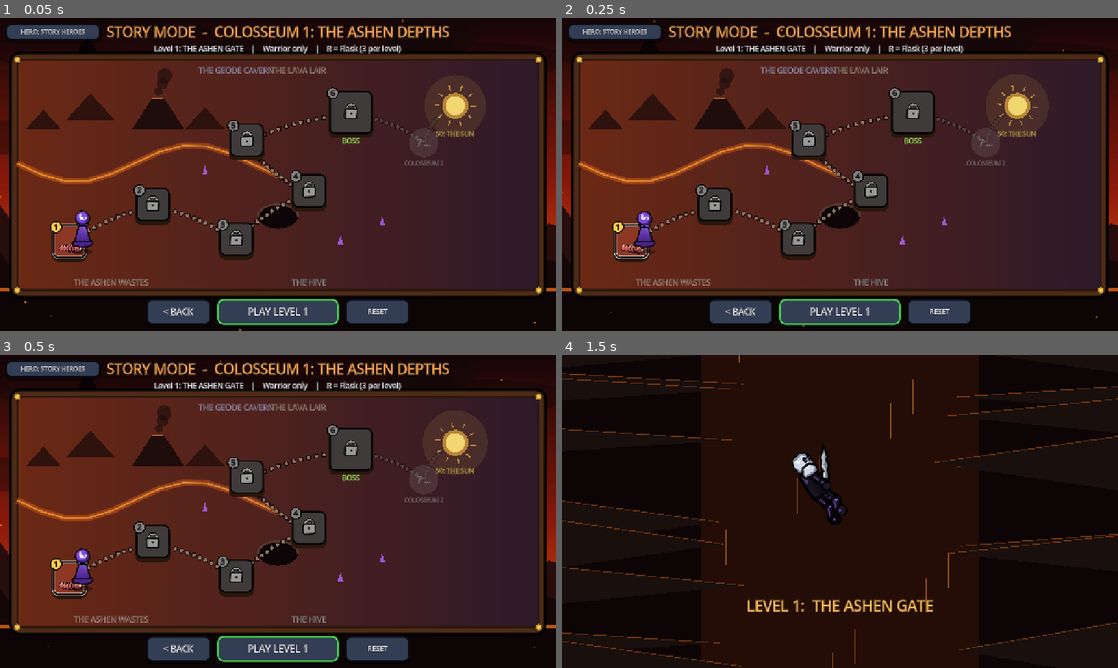
Above: before the commit, frames 1-4 (two rows, left to right).
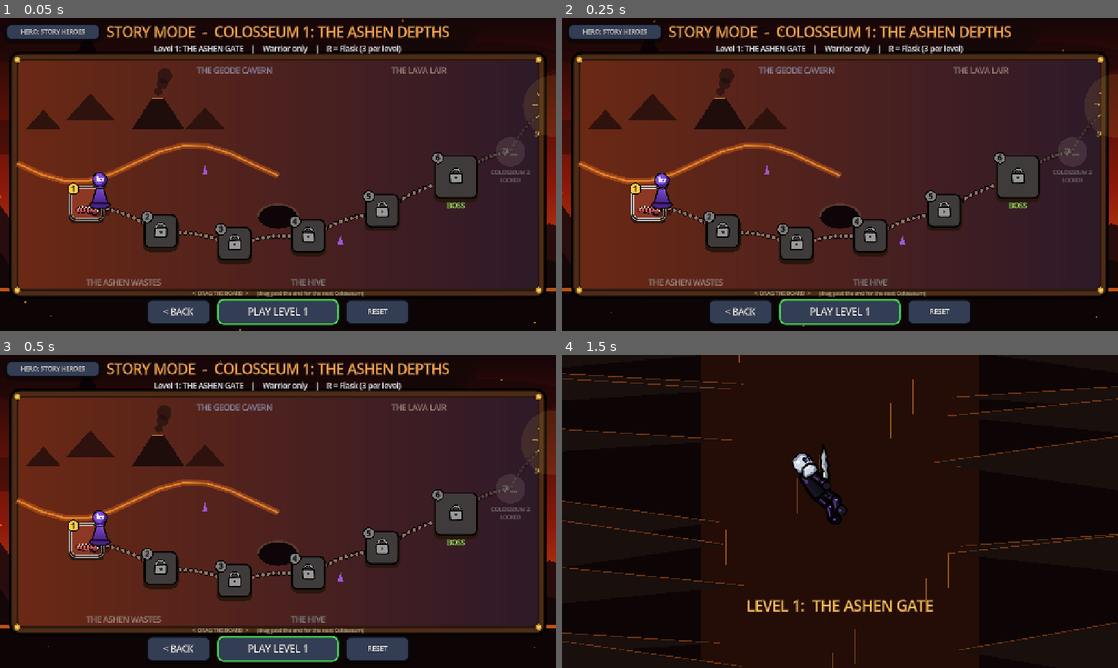
Above: after the commit, the same moments.

Repository: mahitoitadori2-dotcom/fighting-game
Game: Godot game, scene res://scenes/StoryMenu.tscn
Same seed, same stepped clock (60 frames per second), same inputs: the game is played once before the commit and once after it. This scene is started directly instead of the project's main scene.
Inputs:
- Up to frame 1 (0.05 s): no input
- Up to frame 2 (0.25 s): no input
- Up to frame 3 (0.5 s): no input
- Up to frame 4 (1.5 s): click "PLAY LEVEL 1" at 0.5 s; click "PLAY LEVEL 1" at 1.25 s

The runs differ from the first frame. In frame 1, 12% of the frame differs, in the area x 9-99%, y 15-90%; in frame 2, 12%; in frame 3, 12%; in frame 4, nothing differs.

Commit message:
Auto-commit: StoryBoard.gd, StoryMode.md

Diff:
--- a/scripts/story/StoryBoard.gd
+++ b/scripts/story/StoryBoard.gd
@@ -8,7 +8,11 @@
 ##   * Tap / click any unlocked space (or Left / Right) -> the pawn hops there.
 ##   * Locked spaces show a lock. Beyond Colosseum 1 the path fades into fog toward
 ##     Level 50: THE SUN.
-## Everything is drawn in code (one Control); only the pawn / pulses animate.
+##   * Each Colosseum is a WIDE strip: the spaces are far apart on a long gentle wave (no
+##     zig-zag). DRAG the board left / right (mouse or finger; wheel works too) to scroll it.
+##     Drag PAST the end of a Colosseum and let go -> the next / previous Colosseum slides in.
+## Everything is drawn in code: the frame + scenery on _board, the scrolling path / spaces /
+## pawn on _cv (inside _clip, which cuts it off at the board's edge).
 
 ## Set by StoryManager when a level is cleared: the pawn starts here and hops forward.
 static var advance_from := 0
@@ -18,10 +22,17 @@
 const HOP_TIME := 0.75
 const TILE := 74.0
 const BOSS_TILE := 96.0
-## Space positions of a 6-level page (0..1 of the board rect). Bigger Colosseums get a
-## zig-zag path from _layout().
-const SPACES := [Vector2(0.10, 0.80), Vector2(0.26, 0.64), Vector2(0.42, 0.79),
-	Vector2(0.56, 0.58), Vector2(0.44, 0.36), Vector2(0.64, 0.24)]
+## WIDE BOARD: spaces SPACING px apart at least (small Colosseums spread to fill the board),
+## on a slow wave (WAVE_* = 0..1 of the board height). The strip scrolls by dragging.
+const SPACING := 170.0
+const MARGIN_L := 160.0                 # Room for the "< previous Colosseum" mark
+const MARGIN_R := 320.0                 # Room for the next-Colosseum fog space + The Sun
+const WAVE_MID := 0.56
+const WAVE_AMP := 0.25
+const WAVE_FREQ := 0.6                  # Radians per space: one full curve every ~10 spaces
+const DRAG_START := 8.0                 # px before a press becomes a drag (else it's a click)
+const OVER_TURN := 80.0                 # Pulled this far past the end -> turn to the next Colosseum
+const OVER_MAX := 150.0                 # (the pull is rubbery: half of the finger movement)
 ## Tile colour per map (StoryLevels.MAPS key).
 const MAP_TILE := {
 	"wastes": Color(0.55, 0.22, 0.14), "geode": Color(0.36, 0.22, 0.48), "hive": Color(0.30, 0.26, 0.24),
@@ -37,8 +48,6 @@
 	"gallows": Color(0.30, 0.16, 0.38), "world_tree": Color(0.25, 0.45, 0.22), "satan_cave": Color(0.55, 0.12, 0.06),
 	"sun_peak": Color(0.85, 0.72, 0.35), "ash_cathedral": Color(0.45, 0.10, 0.10),
 }
-const TEASER := [Vector2(0.78, 0.36), Vector2(0.84, 0.20)]     # next Colosseum fog space, "50 THE SUN"
-const BACK_MARK := Vector2(0.04, 0.50)                          # "< COLOSSEUM 1" on later pages
 ## Size of the mini enemy figure on each space (small enemies drawn bigger).
 const FIGURE_SCALE := {"parasite": 0.6, "kharleming": 0.75, "brute": 0.3, "hydra": 0.25, "golem": 0.36, "blinded_lord": 0.27,
 	"architect_chorus": 0.1, "guard": 0.3, "follower": 0.34, "crawler": 0.36, "stray": 0.5, "blasphemy_caeser": 0.17,
@@ -69,6 +78,16 @@
 const PAWN_SHADE := Color(0.28, 0.14, 0.52)
 
 var _board: Control
+var _clip: Control                 # Cuts the scrolling content off at the board's edge
+var _cv: Control                   # The scrolling content (same coordinates as _board)
+var _scroll := 0.0                 # px the current Colosseum strip is scrolled to the left
+var _scroll_target := 0.0
+var _over := 0.0                   # Overscroll while dragging past an end (< 0 left, > 0 right)
+var _slide := 0.0                  # Page-turn slide offset (eases back to 0)
+var _press_pos := Vector2.ZERO
+var _press_scroll := 0.0
+var _pressed := false
+var _dragging := false
 var _t := 0.0
 var _pawn_space := 1               # Space the pawn stands on (level number)
 var _hop_from := 1
@@ -139,6 +158,15 @@
 	add_child(_board)
 	_board.draw.connect(_draw_board)
 	_board.gui_input.connect(_on_board_input)
+	# Scrolling content: _clip (board-sized, clips) > _cv (screen-sized, same coords as _board)
+	_clip = Control.new()
+	_clip.clip_contents = true
+	_clip.mouse_filter = Control.MOUSE_FILTER_IGNORE
+	_board.add_child(_clip)
+	_cv = Control.new()
+	_cv.mouse_filter = Control.MOUSE_FILTER_IGNORE
+	_clip.add_child(_cv)
+	_cv.draw.connect(_draw_content)
 
 	var top := VBoxContainer.new()
 	top.set_anchors_and_offsets_preset(Control.PRESET_TOP_WIDE)
@@ -243,26 +271,49 @@
 	return Rect2(Vector2(40, 96), Vector2(sz.x - 80, sz.y - 190))
 
 
-## Board position of a level's space (on its own Colosseum's page).
+## Distance between two spaces of Colosseum c (small Colosseums spread out to fill the board).
+func _spacing(c: int) -> float:
+	var r := _board_rect()
+	var n := StoryLevels.size_of(c)
+	return maxf(SPACING, (r.size.x - MARGIN_L - MARGIN_R) / float(maxi(n - 1, 1)))
+
+
+## Width of Colosseum c's whole strip (wider than the board = it scrolls).
+func _content_w(c: int) -> float:
+	return MARGIN_L + float(StoryLevels.size_of(c) - 1) * _spacing(c) + MARGIN_R
+
+
+func _max_scroll() -> float:
+	return maxf(_content_w(_page) - _board_rect().size.x, 0.0)
+
+
+## Strip position (x along the strip, y 0..1) of the i-th space: a slow wave.
+func _strip_point(c: int, i: float) -> Vector2:
+	return Vector2(MARGIN_L + i * _spacing(c), WAVE_MID + WAVE_AMP * sin(i * WAVE_FREQ + 0.3))
+
+
+## Strip x / height-fraction -> board (screen) position, with the current scroll.
+func _to_board(p: Vector2) -> Vector2:
+	var r := _board_rect()
+	return r.position + Vector2(p.x - _scroll - _over + _slide, p.y * r.size.y)
+
+
+## Board position of a level's space (on its own Colosseum's strip, scrolled).
 func _space_pos(level: int) -> Vector2:
+	var c := StoryLevels.colosseum_of(level)
+	return _to_board(_strip_point(c, float(level - StoryLevels.first_of(c))))
+
+
+## Scroll so that a level's space is comfortably on screen (instant = no glide).
+func _focus(level: int, instant: bool = false) -> void:
+	if StoryLevels.colosseum_of(level) != _page:
+		return
 	var r := _board_rect()
-	var c := StoryLevels.colosseum_of(level)
-	var path := _layout(StoryLevels.size_of(c))
-	var n: Vector2 = path[clampi(level - StoryLevels.first_of(c), 0, path.size() - 1)]
-	return r.position + n * r.size
-
-
-## Path of n spaces (0..1 of the board): the classic 6-space path, or a zig-zag between a
-## low and a high row for bigger Colosseums (neighbours never overlap).
-func _layout(n: int) -> Array:
-	if n == SPACES.size():
-		return SPACES
-	var pts := []
-	var rows := [0.80, 0.52, 0.24] if n > 12 else [0.78, 0.40]  # 3 rows for long Colosseums
-	for i in n:
-		var k := float(i) / float(maxi(n - 1, 1))
-		pts.append(Vector2(lerpf(0.07, 0.70, k), rows[i % rows.size()]))
-	return pts
+	var x := _strip_point(_page, float(level - _page_first())).x
+	var target := clampf(_scroll_target, x - r.size.x * 0.72, x - r.size.x * 0.28)
+	_scroll_target = clampf(target, 0.0, _max_scroll())
+	if instant:
+		_scroll = _scroll_target
 
 
 func _page_data() -> Dictionary:
@@ -277,10 +328,11 @@
 	return mini(StoryLevels.last_of(_page), StoryLevels.count())
 
 
+## 0 = the fog space leading to the next Colosseum, 1 = "50: THE SUN" far away (strip end).
 func _teaser_pos(i: int) -> Vector2:
-	var r := _board_rect()
-	var n: Vector2 = TEASER[i]
-	return r.position + n * r.size
+	var last_i := float(StoryLevels.size_of(_page) - 1)
+	var x := _strip_point(_page, last_i).x + (125.0 if i == 0 else 225.0)
+	return _to_board(Vector2(x, 0.40 if i == 0 else 0.20))
 
 
 # ============================================================
@@ -290,10 +342,15 @@
 	if to_level == _pawn_space or _hop_t >= 0.0:
 		return
 	if StoryLevels.colosseum_of(to_level) != _page:
-		# Other Colosseum: turn the page, the pawn lands on its space
+		# Other Colosseum: its strip SLIDES in (from the right going forward), the pawn lands on its space
+		var forward := StoryLevels.colosseum_of(to_level) > _page
 		_page = StoryLevels.colosseum_of(to_level)
 		_pawn_space = to_level
 		_land_t = 0.0
+		_over = 0.0
+		_slide = _board_rect().size.x * (0.7 if forward else -0.7)
+		_scroll_target = 0.0 if forward else _max_scroll()
+		_focus(to_level, true)
 		SoundManager.play_sfx("whoosh", -6.0)
 		SoundManager.play_sfx("spawn", -4.0)
 		_refresh_ui()
@@ -303,12 +360,29 @@
 	_hop_from = _pawn_space
 	_hop_to = to_level
 	_hop_t = 0.0
+	_focus(to_level)                                    # Glide along so the pawn stays in view
 	SoundManager.play_sfx("jump")
+
+
+var _snapped := false
 
 
 func _process(delta: float) -> void:
 	_t += delta
 	_land_t += delta
+	var r := _board_rect()
+	_clip.position = r.position
+	_clip.size = r.size
+	_cv.position = -r.position
+	_cv.size = size
+	if not _snapped:                                    # First frame (sizes are known now)
+		_snapped = true
+		_focus(_pawn_space, true)
+	if not _dragging:
+		_scroll = lerpf(_scroll, _scroll_target, clampf(delta * 10.0, 0.0, 1.0))
+		_over = lerpf(_over, 0.0, clampf(delta * 12.0, 0.0, 1.0))
+	_slide = lerpf(_slide, 0.0, clampf(delta * 9.0, 0.0, 1.0))
+	_cv.queue_redraw()
 	if _hop_t >= 0.0:
 		_hop_t += delta
 		if _hop_t >= HOP_TIME:
@@ -334,32 +408,74 @@
 # ============================================================
 # INPUT
 # ============================================================
+## DRAG the board to scroll its strip; drag past an end + let go = next / previous Colosseum.
+## A press that doesn't move (less than DRAG_START px) is a CLICK on a space / extension sign.
+## (Touch arrives as emulated mouse events.) Mouse wheel scrolls too.
 func _on_board_input(event: InputEvent) -> void:
 	if _busy:
 		return
 	var mb := event as InputEventMouseButton
-	if mb == null or not mb.pressed or mb.button_index != MOUSE_BUTTON_LEFT:
-		return                                              # (Touch arrives as an emulated left click)
-	# Page arrows: the fog space leads to the next Colosseum, the left mark back
-	if mb.position.distance_to(_teaser_pos(0)) <= 40.0:
+	if mb != null:
+		if mb.pressed and mb.button_index in [MOUSE_BUTTON_WHEEL_UP, MOUSE_BUTTON_WHEEL_LEFT]:
+			_scroll_target = clampf(_scroll_target - 90.0, 0.0, _max_scroll())
+			return
+		if mb.pressed and mb.button_index in [MOUSE_BUTTON_WHEEL_DOWN, MOUSE_BUTTON_WHEEL_RIGHT]:
+			_scroll_target = clampf(_scroll_target + 90.0, 0.0, _max_scroll())
+			return
+		if mb.button_index != MOUSE_BUTTON_LEFT:
+			return
+		if mb.pressed:
+			_pressed = true
+			_dragging = false
+			_press_pos = mb.position
+			_press_scroll = _scroll
+			return
+		if not _pressed:
+			return
+		_pressed = false
+		if _dragging:
+			_dragging = false
+			_end_drag()
+		else:
+			_click(mb.position)
+		return
+	var mm := event as InputEventMouseMotion
+	if mm != null and _pressed:
+		var dx := mm.position.x - _press_pos.x
+		if not _dragging and absf(dx) > DRAG_START:
+			_dragging = true
+		if _dragging and _hop_t < 0.0:
+			var raw := _press_scroll - dx
+			_scroll = clampf(raw, 0.0, _max_scroll())
+			_scroll_target = _scroll
+			_over = clampf((raw - _scroll) * 0.5, -OVER_MAX, OVER_MAX)   # Rubbery pull past the ends
+
+
+## Let go after a drag: pulled far enough past an end -> turn to that Colosseum.
+func _end_drag() -> void:
+	if _over <= -OVER_TURN:
+		if _page > 1:
+			_celebrate = false
+			_hop(_page_first() - 1)
+	elif _over >= OVER_TURN:
 		var nxt := _page_last() + 1
 		if nxt <= StoryProgress.unlocked_level and nxt <= StoryLevels.count():
 			_celebrate = false
 			_hop(nxt)
 		else:
-			SoundManager.play_sfx("block")
+			SoundManager.play_sfx("block")                  # Next Colosseum still locked
+
+
+func _click(pos: Vector2) -> void:
+	if not _board_rect().has_point(pos):
 		return
 	for k in StoryLevels.exts_on_page(_page):               # Boss extension signs
-		if mb.position.distance_to(_ext_badge_pos(k)) <= 34.0:
+		if pos.distance_to(_ext_badge_pos(k)) <= 34.0:
 			_open_extensions(k)
 			return
-	if _page > 1 and mb.position.distance_to(_back_pos()) <= 40.0:
-		_celebrate = false
-		_hop(_page_first() - 1)
-		return
 	for n in range(_page_first(), _page_last() + 1):
 		var half := (BOSS_TILE if _is_boss(n) else TILE) * 0.5 + 6.0
-		if mb.position.distance_to(_space_pos(n)) <= half:
+		if pos.distance_to(_space_pos(n)) <= half:
 			if n > StoryProgress.unlocked_level:
 				SoundManager.play_sfx("block")              # Locked
 				return
@@ -529,7 +645,18 @@
 		_draw_scenery_n(r)
 	else:
 		_draw_scenery(r)
-
+	# Drag hint along the bottom edge of the frame
+	var hint := "<  DRAG THE BOARD  >"
+	if _page > 1 or _page_last() < StoryLevels.count():
+		hint += "      (drag past the end for the %s Colosseum)" % ("next / previous" if _page > 1 and not _final_page() else ("previous" if _final_page() else "next"))
+	FighterArt.label(c, Vector2(r.get_center().x, r.end.y + 12.0), hint, 12, Color(1.0, 0.9, 0.7, 0.75))
+
+
+## The SCROLLING part of the board (on _cv, clipped to the board): zone names, the path,
+## the spaces, the page marks, the extension signs and the pawn.
+func _draw_content() -> void:
+	var r := _board_rect()
+	var c := _cv
 	# Zone labels: one per run of levels in the same area, alternating top / bottom
 	_zone_labels(r)
 
@@ -583,7 +710,7 @@
 ## BOSS EXTENSIONS: a small sign next to each boss space that has one ("BC" + arrow down / up),
 ## locked until that boss is beaten, with check marks for the cleared levels.
 func _ext_badges() -> void:
-	var c := _board
+	var c := _cv
 	for k in StoryLevels.exts_on_page(_page):
 		var e: Dictionary = StoryLevels.EXTENSIONS[k]
 		var base := _space_pos(int(e["parent"]))
@@ -739,8 +866,8 @@
 			runs.append([zone, n, n, key])
 		else:
 			runs[-1][2] = n
-	if runs.size() > 8:
-		return                                              # Too many areas to label (Colosseum 5): the info line names each level
+	if runs.size() > 14:
+		return                                              # Too many areas to label: the info line names each level
 	for i in runs.size():
 		var run: Array = runs[i]
 		if String(run[0]) == "":
@@ -750,7 +877,7 @@
 		var col: Color = MAP_TILE.get(String(run[3]), Color(0.8, 0.7, 0.6))
 		col = col.lightened(0.55)
 		col.a = 0.9
-		FighterArt.label(_board, Vector2(x, y), String(run[0]), 18, col)
+		FighterArt.label(_cv, Vector2(x, y), String(run[0]), 18, col)
 
 
 func _road(a: Vector2, b: Vector2, lit: bool, alpha: float = 1.0) -> void:
@@ -763,12 +890,12 @@
 
 
 func c_dot(p: Vector2, lit: bool, alpha: float) -> void:
-	_board.draw_circle(p, 6.0, Color(0, 0, 0, 0.8 * alpha))
-	_board.draw_circle(p, 4.0, Color(GOLD.r, GOLD.g, GOLD.b, alpha) if lit else Color(0.55, 0.45, 0.4, alpha))
+	_cv.draw_circle(p, 6.0, Color(0, 0, 0, 0.8 * alpha))
+	_cv.draw_circle(p, 4.0, Color(GOLD.r, GOLD.g, GOLD.b, alpha) if lit else Color(0.55, 0.45, 0.4, alpha))
 
 
 func _space(n: int) -> void:
-	var c := _board
+	var c := _cv
 	var p := _space_pos(n)
 	var boss := _is_boss(n)
 	var s := BOSS_TILE if boss else TILE
@@ -833,9 +960,9 @@
 			AchievementArt.draw_icon(c, k, bp, 5.5, [Color.WHITE, bc.darkened(0.5), Color.WHITE], false)
 
 
+## "< previous Colosseum" mark at the start of the strip.
 func _back_pos() -> Vector2:
-	var r := _board_rect()
-	return r.position + BACK_MARK * r.size
+	return _to_board(Vector2(MARGIN_L - 108.0, 0.50))
 
 
 ## The last page (Colosseum 5, ending with Level 50: The Sun): no "next Colosseum" teaser.
@@ -844,13 +971,14 @@
 
 
 func _teasers() -> void:
-	var c := _board
+	var c := _cv
 	if _final_page():
 		if _page > 1:
 			var bk := _back_pos()
 			c.draw_circle(bk, 30.0, Color(1.0, 0.8, 0.3, 0.3))
 			FighterArt.label(c, bk + Vector2(0, 7), "< %d" % (_page_first() - 1), 18, Color(1, 1, 1, 0.85))
 			FighterArt.label(c, bk + Vector2(0, 46), "COLOSSEUM %d" % (_page - 1), 12, Color(1, 1, 1, 0.7))
+			FighterArt.label(c, bk + Vector2(0, 64), "DRAG  >>>", 12, Color(1.0, 0.9, 0.6, 0.7))
 		return
 	var p := _teaser_pos(0)
 	var nxt := _page_last() + 1
@@ -859,11 +987,13 @@
 	c.draw_circle(p, 34.0, Color(1.0, 0.8, 0.3, 0.35 + 0.25 * pulse) if open else Color(0.5, 0.45, 0.45, 0.25))
 	FighterArt.label(c, p + Vector2(0, 8), "%d %s" % [nxt, ">" if open else "..."], 20, Color(1, 1, 1, 0.9 if open else 0.45))
 	FighterArt.label(c, p + Vector2(0, 52), "COLOSSEUM %d" % (_page + 1), 13, Color(1, 1, 1, 0.8 if open else 0.4))
+	FighterArt.label(c, p + Vector2(0, 70), "DRAG  <<<" if open else "LOCKED", 12, Color(1.0, 0.9, 0.6, 0.6 + 0.3 * pulse) if open else Color(1, 1, 1, 0.35))
 	if _page > 1:                                           # Way back to the previous Colosseum
 		var b := _back_pos()
 		c.draw_circle(b, 30.0, Color(1.0, 0.8, 0.3, 0.3))
 		FighterArt.label(c, b + Vector2(0, 7), "< %d" % (_page_first() - 1), 18, Color(1, 1, 1, 0.85))
 		FighterArt.label(c, b + Vector2(0, 46), "COLOSSEUM %d" % (_page - 1), 12, Color(1, 1, 1, 0.7))
+		FighterArt.label(c, b + Vector2(0, 64), "DRAG  >>>", 12, Color(1.0, 0.9, 0.6, 0.7))
 	var sun := _teaser_pos(1)
 	c.draw_circle(sun, 30.0, Color(1.0, 0.75, 0.25, 0.6))
 	c.draw_circle(sun, 22.0, Color(1.0, 0.92, 0.5, 0.8))
@@ -874,7 +1004,7 @@
 
 
 func _lock(p: Vector2) -> void:
-	var c := _board
+	var c := _cv
 	c.draw_arc(p + Vector2(0, -8), 10.0, PI, TAU, 12, Color(0, 0, 0), 6.0)
 	c.draw_arc(p + Vector2(0, -8), 10.0, PI, TAU, 12, Color(0.6, 0.6, 0.6), 3.0)
 	var body := FighterArt.rrect_points(Rect2(p.x - 14, p.y - 8, 28, 22), 4.0)
@@ -885,7 +1015,7 @@
 
 ## Classic board-game pawn in the Warrior's purple, with a little void mask.
 func _pawn(p: Vector2) -> void:
-	var c := _board
+	var c := _cv
 	var squash := 1.0
 	if _land_t < 0.25:
 		squash = 1.0 - 0.25 * sin(_land_t / 0.25 * PI)
Not shown, changed: vault/StoryMode.md
